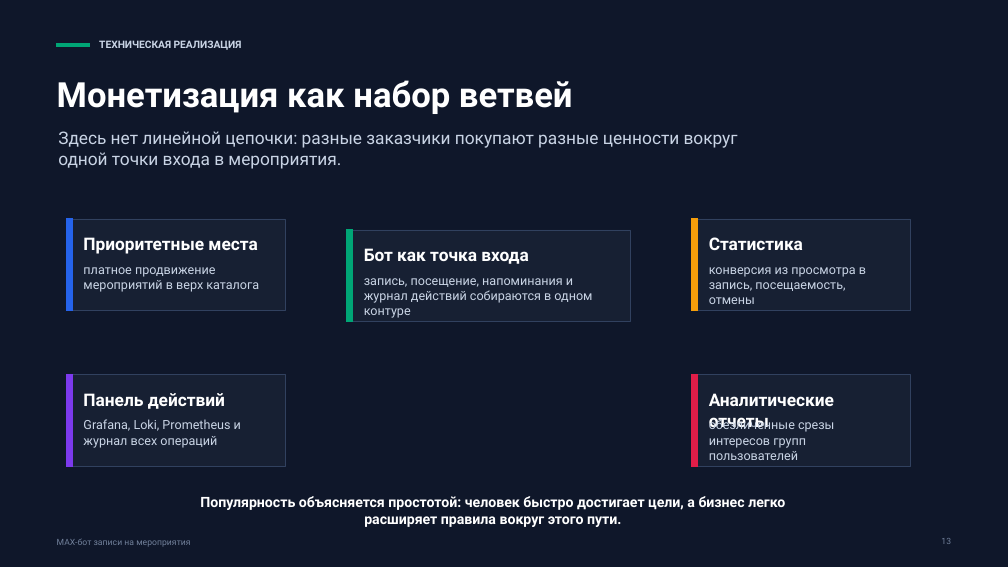
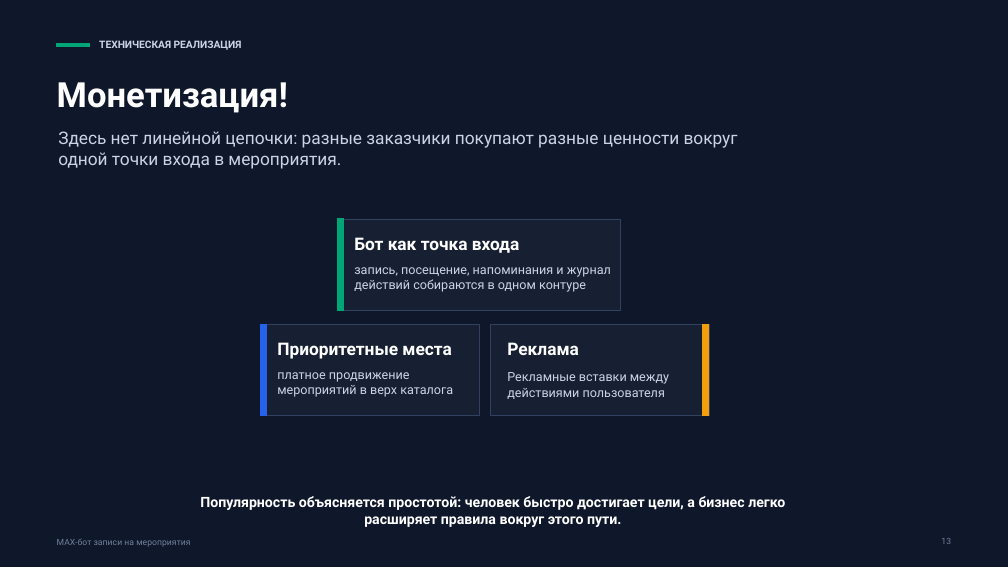
Before and after one commit to ThereDrD0/max, a slide deck: slide 13 of docs/presentations/max-bot-meetup.pptx. Drawn at 1008x567 pixels with LibreOffice and Linux fonts; fonts in the diff are those of the drawing. Boxes give left, top, right and bottom in pixels: in the first picture for what was removed or moved away, otherwise in the second. Text is boxed around its words. In the diff, an @@ line names an element or a change of style, - is before the commit and + after.

```diff
--- a/docs/presentations/max-bot-meetup.pptx
+++ b/docs/presentations/max-bot-meetup.pptx
@@ text at bbox=[57, 82, 288, 113]: text changed @@
-Монетизация как набор ветвей
+Монетизация!
@@ 2 rectangles, 1 text: place and size @@
-2 rectangles, 1 text at bbox=[346, 230, 630, 321]
+2 rectangles, 1 text at bbox=[337, 219, 621, 311]
@@ text removed at bbox=[709, 237, 803, 250] @@
-Статистика
@@ text "запись, посещение, напоминания и журнал ..." rewrapped from bbox=[364, 278, 592, 318] to bbox=[354, 267, 611, 292] @@
@@ text removed at bbox=[709, 267, 866, 304] @@
-конверсия из просмотра в запись, посещаемость, отмены
@@ 2 texts, 2 rectangles: place and size @@
-2 texts, 2 rectangles at bbox=[67, 219, 286, 311]
+2 texts, 2 rectangles at bbox=[260, 324, 479, 416]
@@ rectangle: place and size @@
-rectangle at bbox=[692, 219, 911, 311]
+rectangle at bbox=[490, 324, 709, 416]
@@ rectangle: place and size @@
-rectangle at bbox=[692, 219, 698, 311]
+rectangle at bbox=[702, 324, 709, 416]
@@ text added at bbox=[507, 342, 579, 355], 16.5 pt, text #FFFFFF, bold @@
+Реклама
@@ rectangle removed at bbox=[67, 375, 286, 467] @@
@@ rectangle removed at bbox=[67, 375, 73, 467] @@
@@ text added at bbox=[507, 372, 669, 399], 12 pt, text #C9D4E5 @@
+Рекламные вставки между действиями пользователя
@@ rectangle removed at bbox=[692, 375, 911, 467] @@
@@ rectangle removed at bbox=[692, 375, 698, 467] @@
@@ text removed at bbox=[83, 393, 225, 409] @@
-Панель действий
@@ text removed at bbox=[83, 419, 241, 448] @@
-Grafana, Loki, Prometheus и журнал всех операций
@@ text removed at bbox=[709, 393, 834, 429] @@
-Аналитические отчеты
@@ text removed at bbox=[709, 418, 834, 460] @@
-обезличенные срезы интересов групп пользователей
```
Also in this commit, not shown: 11 other slides changed, 1 slide added.
